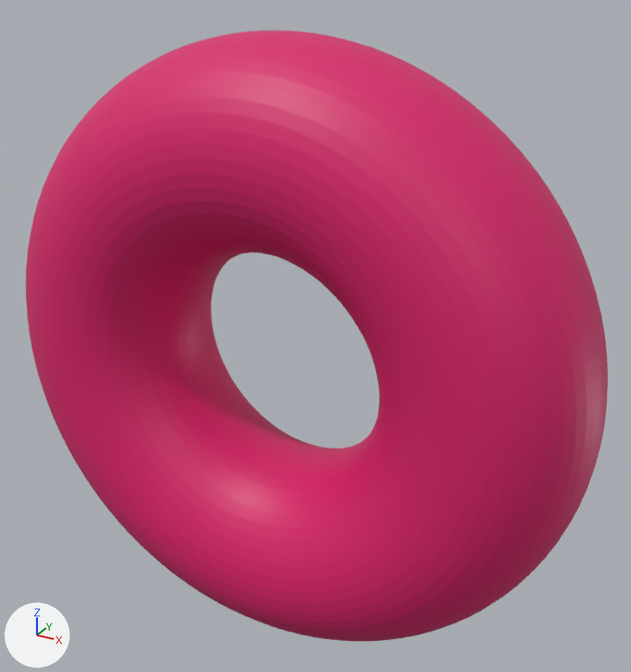
The glTF model docs/assets/torus_grid_sweep/torus_R0_r3.glb: old version first, new version second.
Both versions are drawn from a 50 mm lens placed at (9.67, -16.14, 8.8), pointed at (0.51, 0.51, 0.47). The lights are fixed; the arrows at lower left show +X, +Y and +Z. The picture after the commit comes second. Where no turn or scale is listed for an object, it has been applied to the vertices.

In view in the first picture: 'geometry_0'.
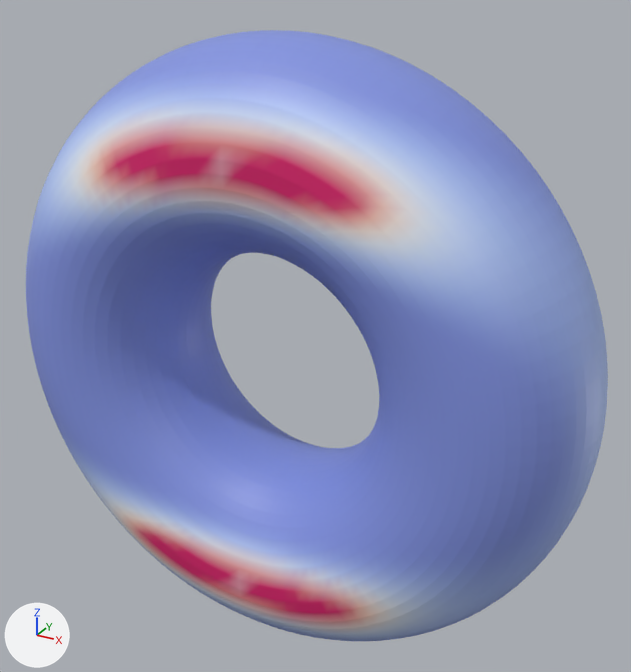
What changed in the scene script:
```text
Change me_geometry_0:
    where me_geometry_0.from_pydata(...)  # 5000 vertices, 10000 faces; spans x -7.33..7.33, y -2.33..2.33, z -7.33..7.33
    used by ob_geometry_0; location = (0.0, 0.0, 0.0)
    me_geometry_0 part 1: 8988 faces centred in x -7.32..7.32, y -2.33..2.33, z -7.32..7.32 are repainted in the vertex colours; the middle colour goes from pink #da1c6c to blue #8394e1
    me_geometry_0 part 2: 878 faces centred in x -3.82..3.82, y -2.33..2.33, z -5.81..5.81 are repainted in the vertex colours; the middle colour goes from pink #da1c6c to pink #eaabae
```

Pixel boxes [x1, y1, x2, y2] of what changed, in the pictures (631 x 672 px):
part 1 of me_geometry_0, recoloured (pink to blue): [26, 30, 608, 641] in both
part 2 of me_geometry_0, recoloured (lighter): [85, 113, 408, 629] in both
